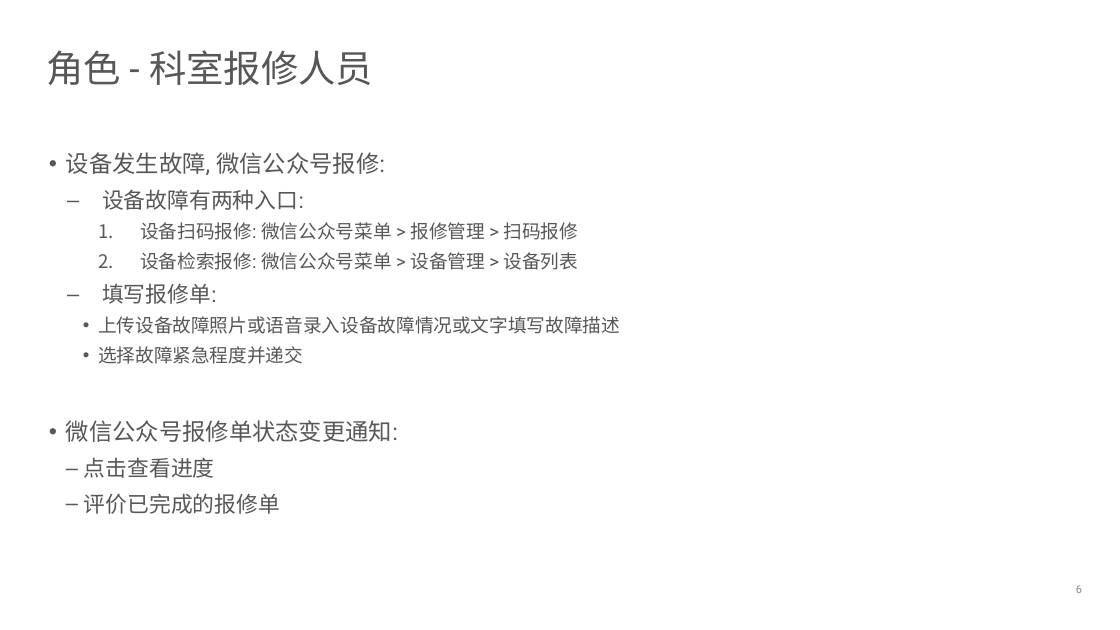
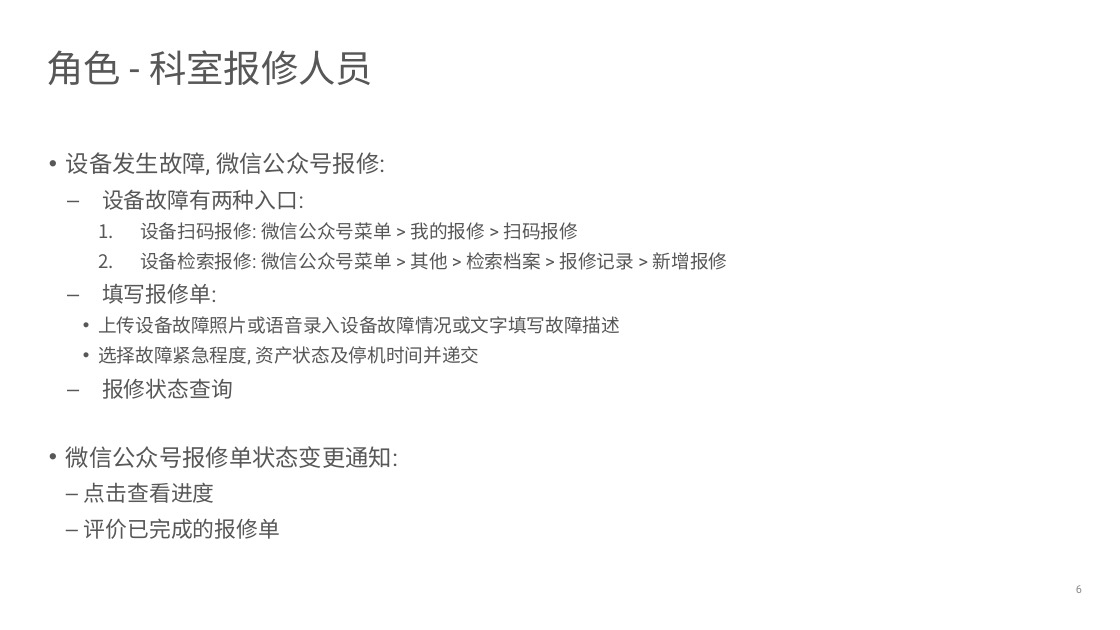
Before and after one commit to devhotmail/APMHome, a slide deck: slide 6 of Document/APM_userstories.pptx. Drawn at 1120x630 pixels with LibreOffice and Linux fonts; fonts in the diff are those of the drawing; background and template pictures are left out. Boxes give left, top, right and bottom in pixels: in the first picture for what was removed or moved away, otherwise in the second. Text is boxed around its words. In the diff, an @@ line names an element or a change of style, - is before the commit and + after.

Commit message:
update

```diff
--- a/Document/APM_userstories.pptx
+++ b/Document/APM_userstories.pptx
@@ text at (140, 222, 728, 270): text changed @@
-      1. 设备扫码报修: 微信公众号菜单 > 报修管理 > 扫码报修
-      2. 设备检索报修: 微信公众号菜单 > 设备管理 > 设备列表
+      1. 设备扫码报修: 微信公众号菜单 > 我的报修 > 扫码报修
+      2. 设备检索报修: 微信公众号菜单 > 其他 > 检索档案 > 报修记录 > 新增报修
@@ text at (98, 346, 480, 399): text changed @@
-      • 选择故障紧急程度并递交
+      • 选择故障紧急程度, 资产状态及停机时间并递交
+    – 报修状态查询
```
Also in this commit, not shown: 11 other slides changed.
